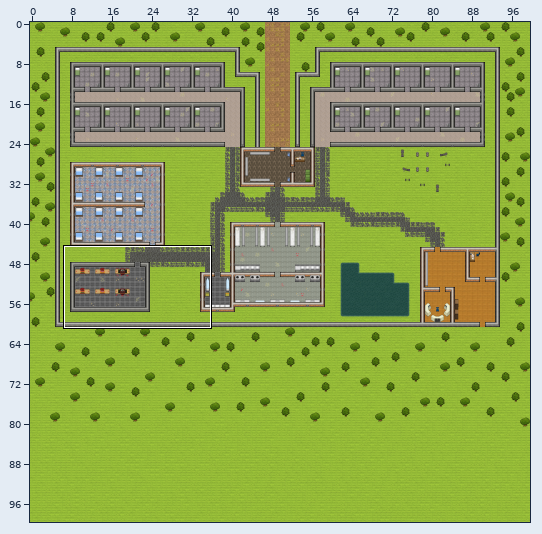
Two versions of a level (Tiled map (JSON), Map/Map(good).json). Above, an overview of the earlier version with the close-up marked.
Close-up. The starting point:
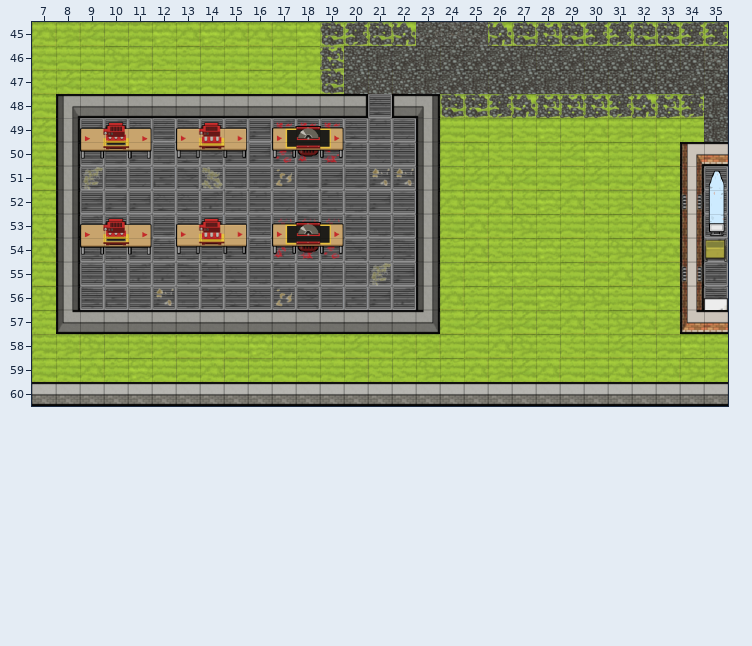
Cells are 32x32 px. Shown: x 7..35, y 45..60. The commit also changed other parts of the map, which this record leaves out.
New version:
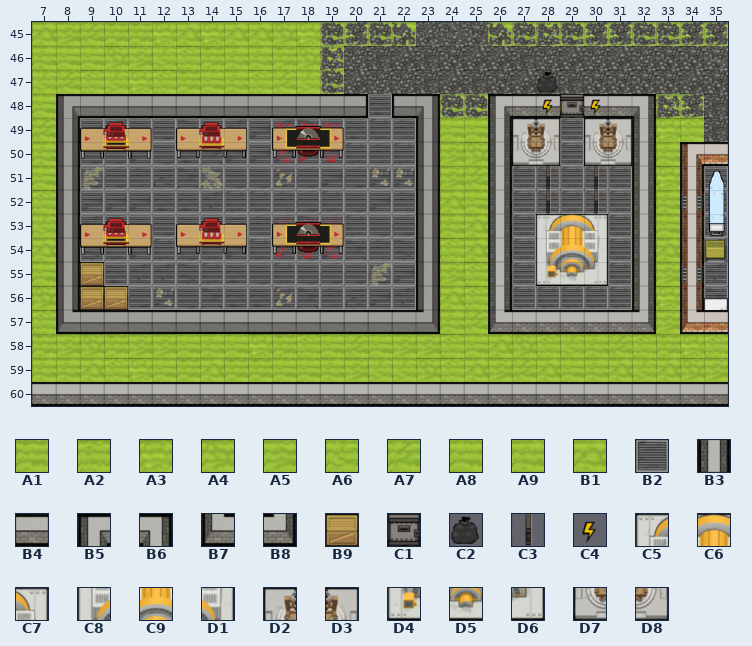
Key: from "Tileset": A1 128, A2 129, A3 130, A4 131, A5 132, A6 160, A7 161, A8 162, A9 163, B1 164, B2 271, B3 392, B4 393, B5 394, B6 395, B7 426, B8 427, B9 1024, C1 1057, C2 1068, C3 1092, C4 1114, C5 1728, C6 1729, C7 1730, C8 1760, C9 1761, D1 1762, D2 1763, D3 1764, D4 1792, D5 1793, D6 1794, D7 1795, D8 1796.
__ is an empty cell, .. an unchanged one.
What changed:
--- layer "Floor"
@@ x 27..32 @@
-48 .. .. .. .. A5 ..
-49 A6 A3 A6 B1 A5 A5
-50 A9 A1 A7 A3 A2 A5
-51 A7 A9 A5 A7 A9 ..
-52 A6 A3 B1 A6 A5 ..
-53 A4 A2 A8 A2 A2 ..
-54 A2 A3 A2 A6 A4 A4
-55 A3 A8 A2 A1 B1 ..
-56 A1 A3 A4 A4 A2 ..
+48 .. .. .. .. B2 ..
+49 D2 D3 B2 D2 D3 B2
+50 D7 D8 B2 D7 D8 B2
+51 B2 B2 B2 B2 B2 ..
+52 B2 B2 B2 B2 B2 ..
+53 B2 C5 C6 C7 B2 ..
+54 B2 C8 C9 D1 B2 B2
+55 B2 D4 D5 D6 B2 ..
+56 B2 B2 B2 B2 B2 ..
--- layer "Walls"
@@ x 9..32 @@
-48 .. .. .. .. .. .. .. .. .. .. .. .. .. .. .. .. .. __ __ __ __ __ __ __
-49 .. .. .. .. .. .. .. .. .. .. .. .. .. .. .. .. .. __ .. .. .. .. .. __
-50 .. .. .. .. .. .. .. .. .. .. .. .. .. .. .. .. .. __ .. .. .. .. .. __
-51 .. .. .. .. .. .. .. .. .. .. .. .. .. .. .. .. .. __ .. .. .. .. .. __
-52 .. .. .. .. .. .. .. .. .. .. .. .. .. .. .. .. .. __ .. .. .. .. .. __
-53 .. .. .. .. .. .. .. .. .. .. .. .. .. .. .. .. .. __ .. .. .. .. .. __
-54 .. .. .. .. .. .. .. .. .. .. .. .. .. .. .. .. .. __ .. .. .. .. .. __
-55 __ .. .. .. .. .. .. .. .. .. .. .. .. .. .. .. .. __ .. .. .. .. .. __
-56 __ __ .. .. .. .. .. .. .. .. .. .. .. .. .. .. .. __ .. .. .. .. .. __
-57 .. .. .. .. .. .. .. .. .. .. .. .. .. .. .. .. .. __ __ __ __ __ __ __
+48 .. .. .. .. .. .. .. .. .. .. .. .. .. .. .. .. .. B5 B4 B4 C1 B4 B4 B6
+49 .. .. .. .. .. .. .. .. .. .. .. .. .. .. .. .. .. B3 .. .. .. .. .. B3
+50 .. .. .. .. .. .. .. .. .. .. .. .. .. .. .. .. .. B3 .. .. .. .. .. B3
+51 .. .. .. .. .. .. .. .. .. .. .. .. .. .. .. .. .. B3 .. .. .. .. .. B3
+52 .. .. .. .. .. .. .. .. .. .. .. .. .. .. .. .. .. B3 .. .. .. .. .. B3
+53 .. .. .. .. .. .. .. .. .. .. .. .. .. .. .. .. .. B3 .. .. .. .. .. B3
+54 .. .. .. .. .. .. .. .. .. .. .. .. .. .. .. .. .. B3 .. .. .. .. .. B3
+55 B9 .. .. .. .. .. .. .. .. .. .. .. .. .. .. .. .. B3 .. .. .. .. .. B3
+56 B9 B9 .. .. .. .. .. .. .. .. .. .. .. .. .. .. .. B3 .. .. .. .. .. B3
+57 .. .. .. .. .. .. .. .. .. .. .. .. .. .. .. .. .. B7 B4 B4 B4 B4 B4 B8
--- layer "Objects"
@@ x 28..30 @@
-47 __ .. ..
-48 __ .. __
+47 C2 .. ..
+48 C4 .. C4
@@ x 28..30 @@
-51 __ .. __
-52 __ .. __
+51 C3 .. C3
+52 C3 .. C3
